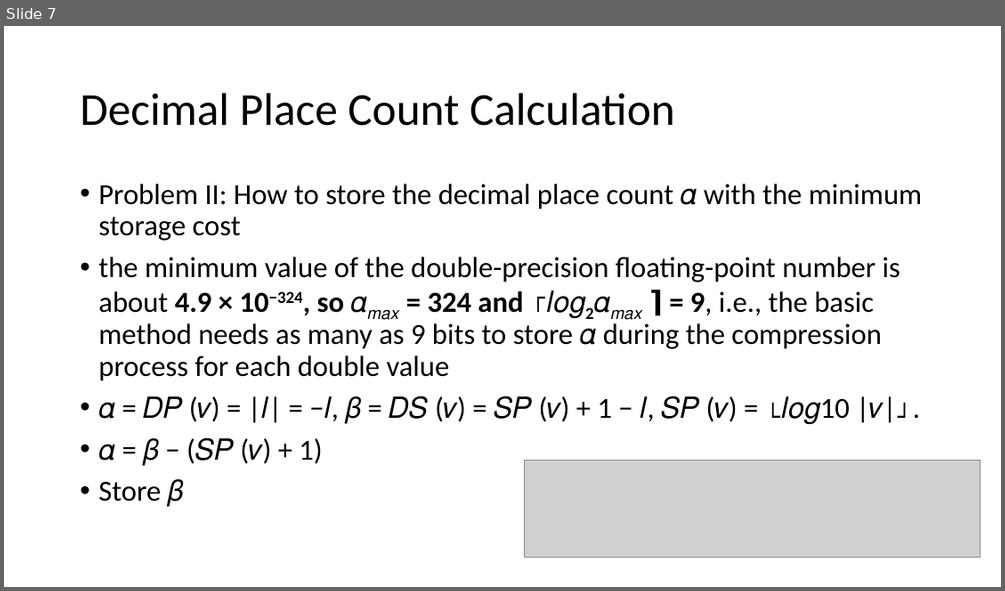
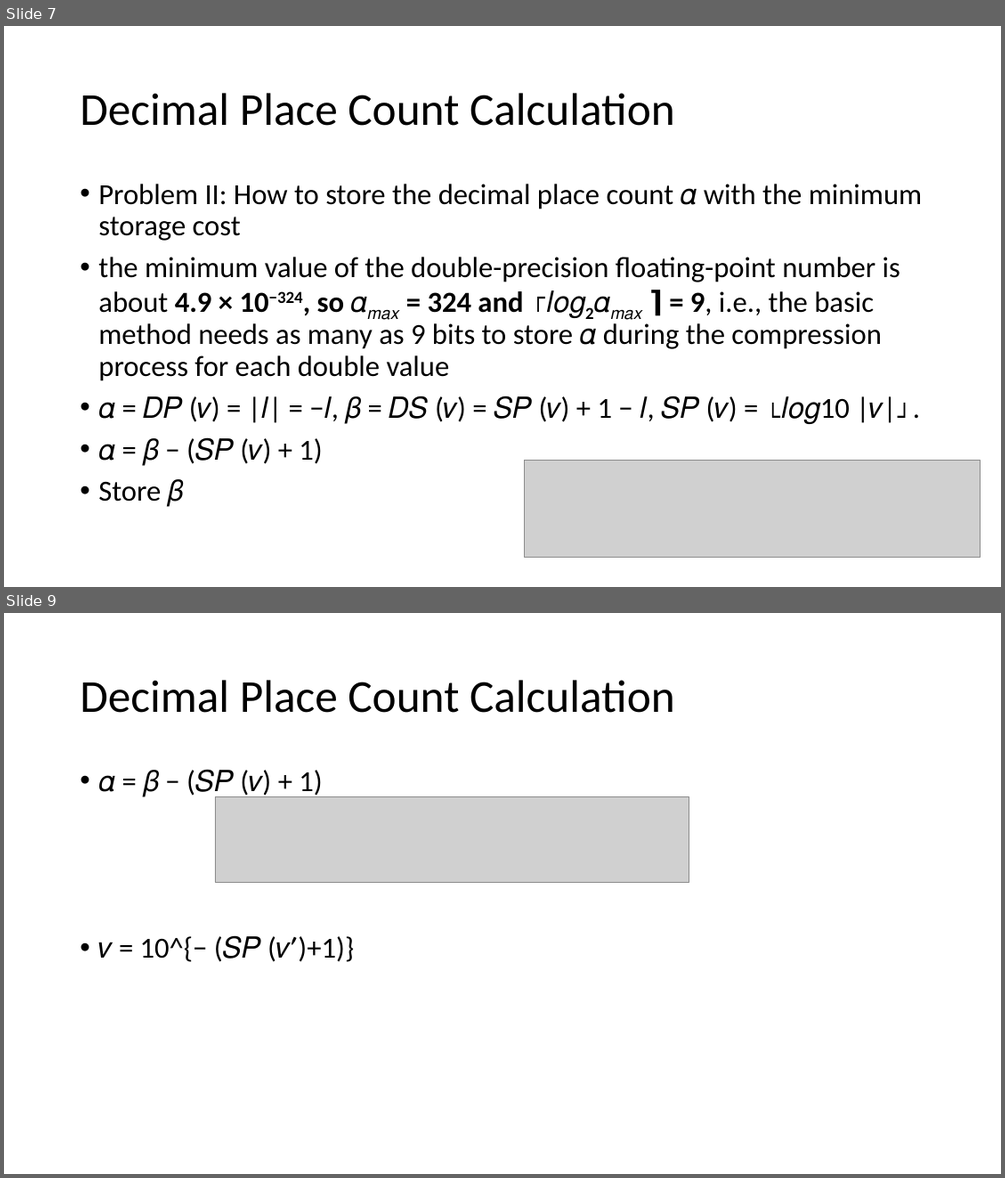
Before and after one commit to xjz17/exchange_file_ppt, a slide deck: Elf.pptx. Shown one above the other, each under a label of ours: slide 7 before the commit, slides 7 and 9 after it; the slides between them are not shown. The pictures are 1005x591 and 1005x1178 pixels, drawn with LibreOffice and Linux fonts; fonts in the diff are those of the drawing; grey boxes stand for pictures. Boxes give left, top, right and bottom in pixels: in the first picture for what was removed or moved away, otherwise in the second. Text is boxed around its words. In the diff, an @@ line names an element or a change of style, - is before the commit and + after.

```diff
--- a/Elf.pptx
+++ b/Elf.pptx
@@ slide 9 added at bbox=[4, 613, 1001, 1174], background #FFFFFF @@
@@ title added at bbox=[80, 680, 675, 713], 44 pt, text #000000 @@
+Decimal Place Count Calculation
@@ text added at bbox=[98, 769, 354, 962], 28 pt, text #000000 @@
+• 𝛼 = 𝛽 − (𝑆𝑃 (𝑣) + 1)
+• 𝑣 = 10^{− (𝑆𝑃 (𝑣′)+1)}
@@ picture added at bbox=[215, 797, 689, 882] @@
```
Also in this commit, not shown: 4 other slides added.
